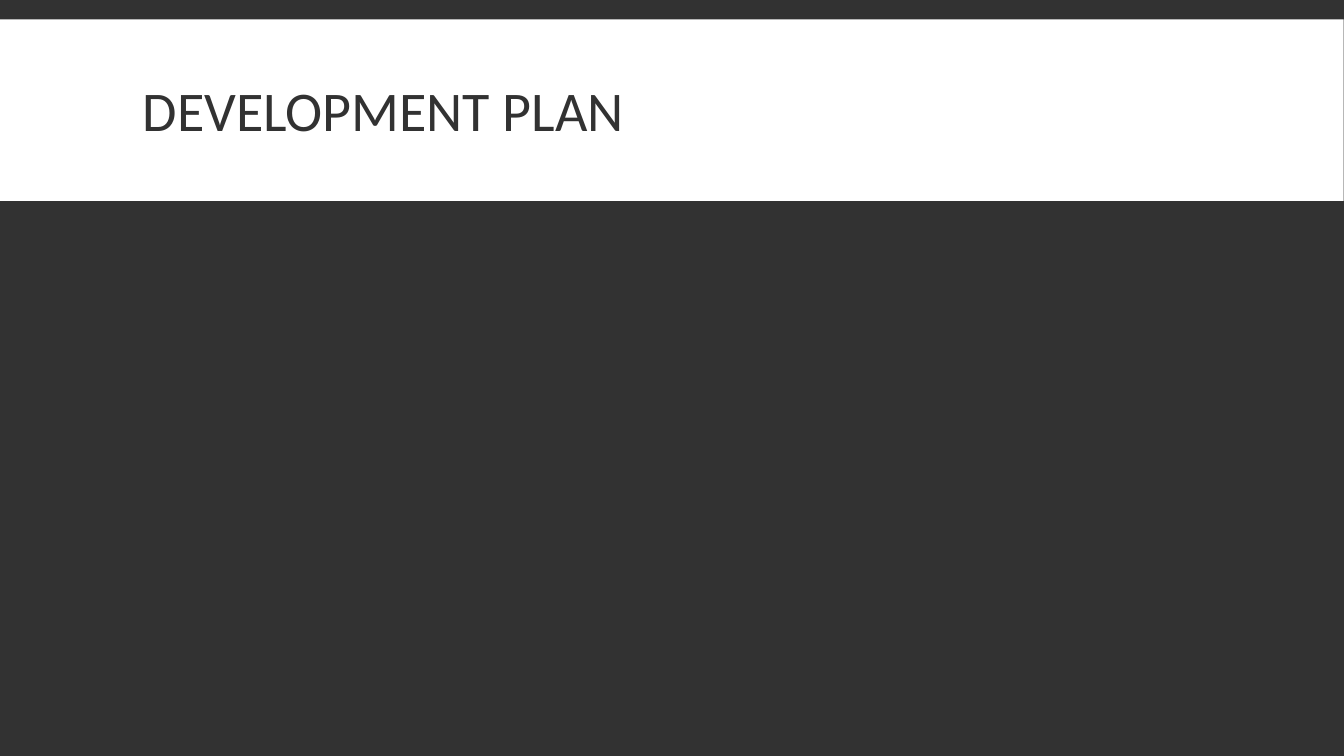
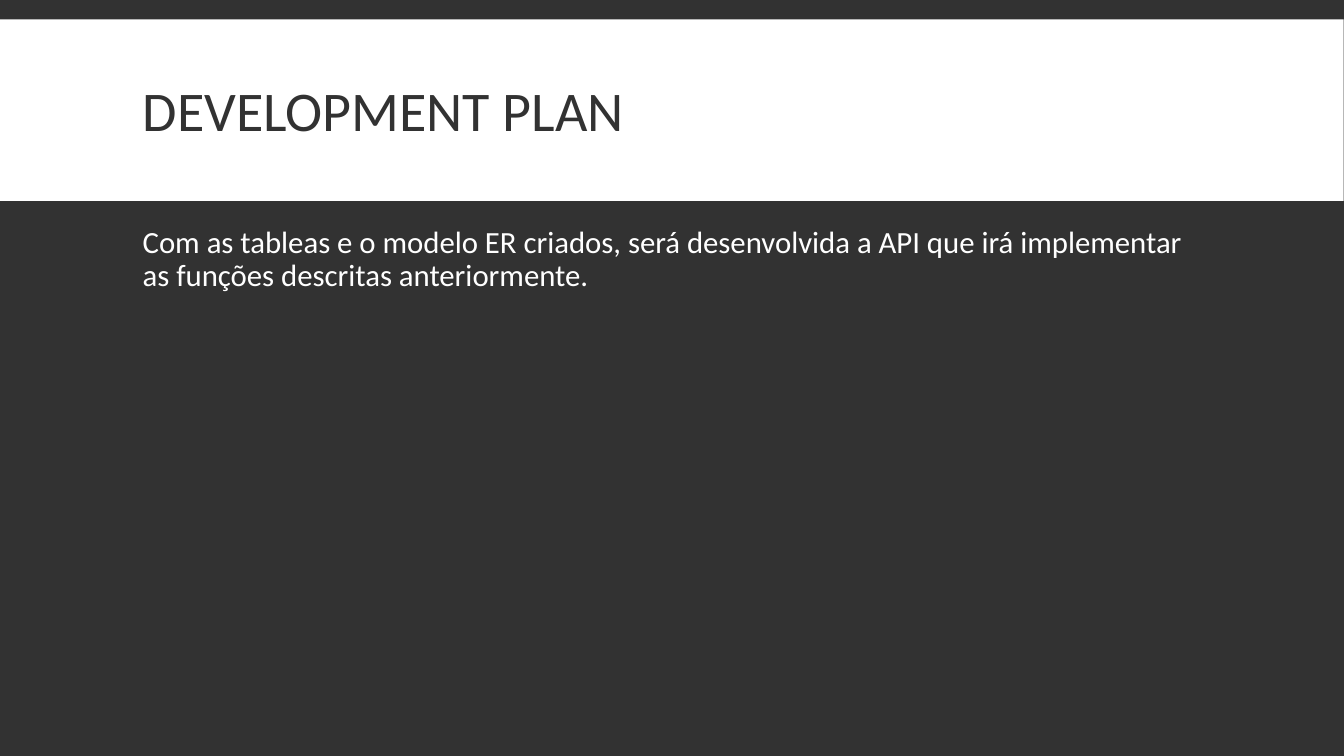
Before and after one commit to tomasbm07/Projeto-BD, a slide deck: slide 8 of Apresentação/Apresentação.pptx (slide 7 before the commit). Drawn at 1344x756 pixels with LibreOffice and Linux fonts; fonts in the diff are those of the drawing. Boxes give left, top, right and bottom in pixels: in the first picture for what was removed or moved away, otherwise in the second. Text is boxed around its words. In the diff, an @@ line names an element or a change of style, - is before the commit and + after.

```diff
--- a/Apresentação/Apresentação.pptx
+++ b/Apresentação/Apresentação.pptx
@@ text added at <box>143,231,1181,291</box>, 22 pt, text #FFFFFF @@
+Com as tableas e o modelo ER criados, será desenvolvida a API que irá implementar as funções descritas anteriormente.
```
Also in this commit, not shown: 5 other slides changed, 1 slide added, 3 other files.
